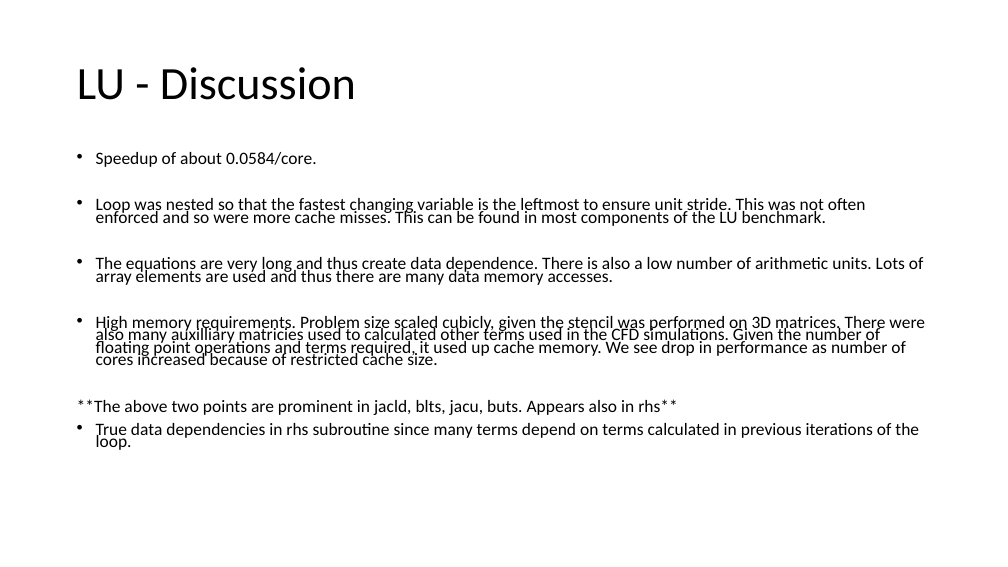
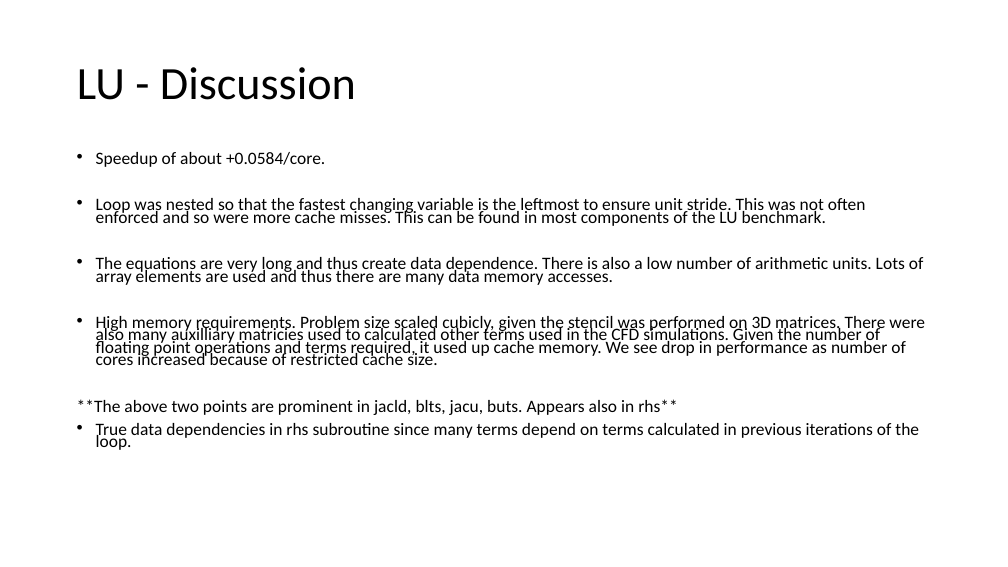
Before and after one commit to itomaldonado/multiprocessor-benchmarking-exploration, a slide deck: slide 26 of presentation.ppt. Drawn at 1008x567 pixels with LibreOffice and Linux fonts; fonts in the diff are those of the drawing. Boxes give left, top, right and bottom in pixels: in the first picture for what was removed or moved away, otherwise in the second. Text is boxed around its words. In the diff, an @@ line names an element or a change of style, - is before the commit and + after.

```diff
--- a/presentation.ppt
+++ b/presentation.ppt
@@ text at box(96, 152, 325, 167): text changed @@
-• Speedup of about 0.0584/core.
+• Speedup of about +0.0584/core.
```
Also in this commit, not shown: 7 other slides changed, 1 slide added.
